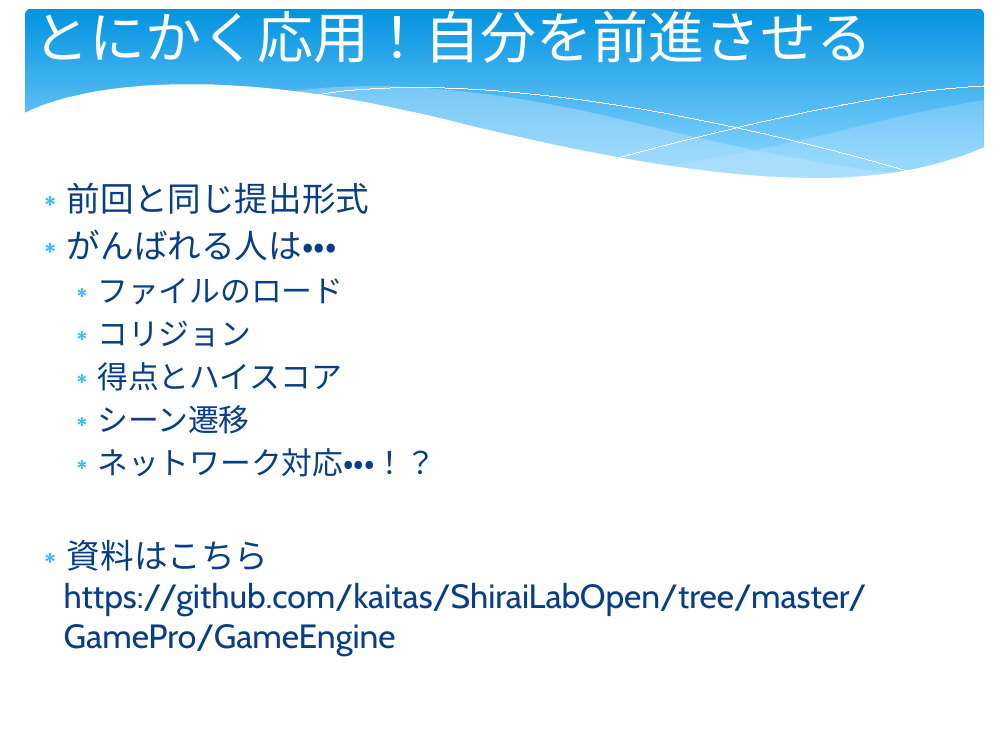
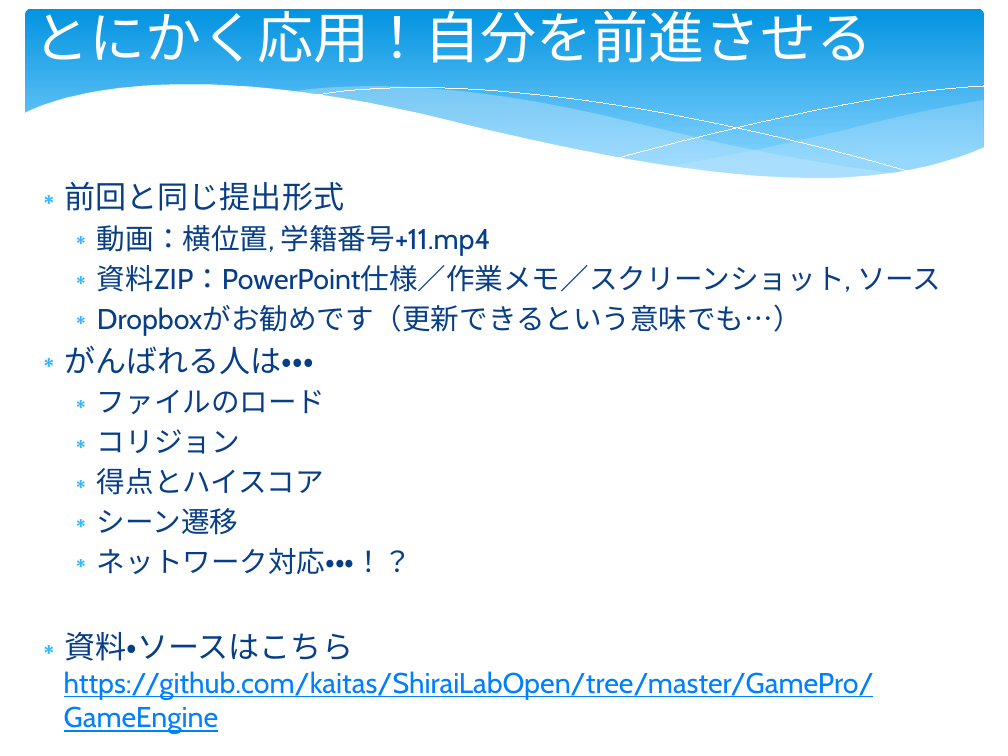
Before and after one commit to kaitas/ShiraiLabOpen, a slide deck: slide 25 of GamePro/GameEngine/GamePro20150628.pptx (slide 24 before the commit). Drawn at 1008x756 pixels with LibreOffice and Linux fonts; fonts in the diff are those of the drawing; background and template pictures are left out. Boxes give left, top, right and bottom in pixels: in the first picture for what was removed or moved away, otherwise in the second. Text is boxed around its words. In the diff, an @@ line names an element or a change of style, - is before the commit and + after.

Commit message:
パワポ更新

```diff
--- a/GamePro/GameEngine/GamePro20150628.pptx
+++ b/GamePro/GameEngine/GamePro20150628.pptx
@@ text at (x1=64, y1=182, x2=412, y2=575): size 24 to 22.2 pt in "前回と同じ提出形式", "がんばれる人は・・・"; size 22 to 20.4 pt in "ファイルのロード", "コリジョン", "得点とハイスコア", "シーン遷移" and 1 more places @@
@@ text at (x1=97, y1=225, x2=941, y2=336): paragraphs added @@
+  ∗ 動画：横位置, 学籍番号+11.mp4
+  ∗ 資料ZIP：PowerPoint仕様／作業メモ／スクリーンショット, ソース
+  ∗ Dropboxがお勧めです（更新できるという意味でも…）
@@ text at (x1=64, y1=632, x2=874, y2=700): text changed; size 24 to 20.4 pt; text colour #073E87 to #0080FF @@
-∗ 資料はこちら
-  https://github.com/kaitas/ShiraiLabOpen/tree/master/GamePro/GameEngine
+∗ 資料・ソースはこちら
+  https://github.com/kaitas/ShiraiLabOpen/tree/master/GamePro/GameEngine
```
Also in this commit, not shown: 6 other slides changed, 2 slides added, 1 slide removed, 1 other file.
